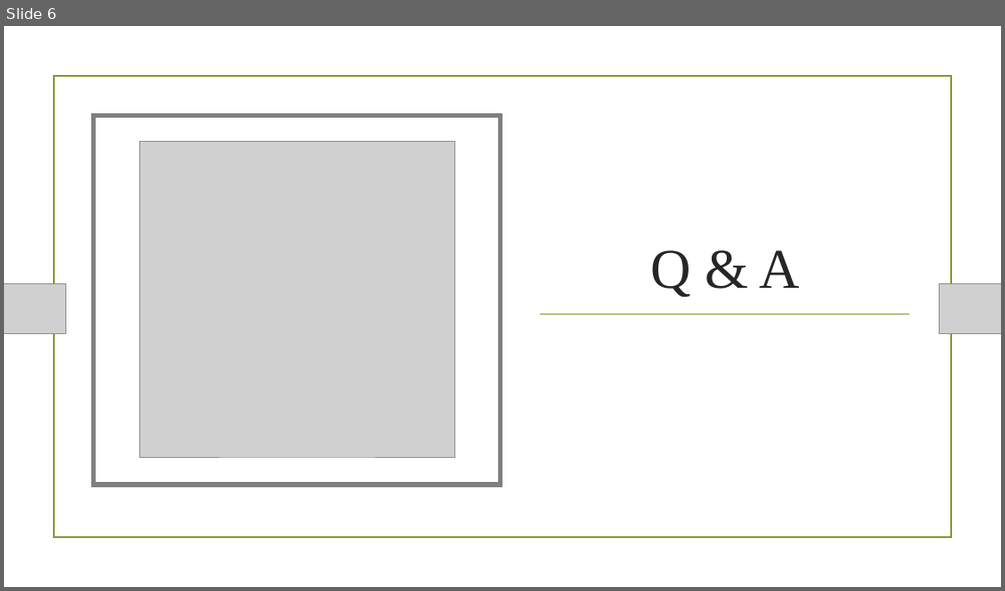
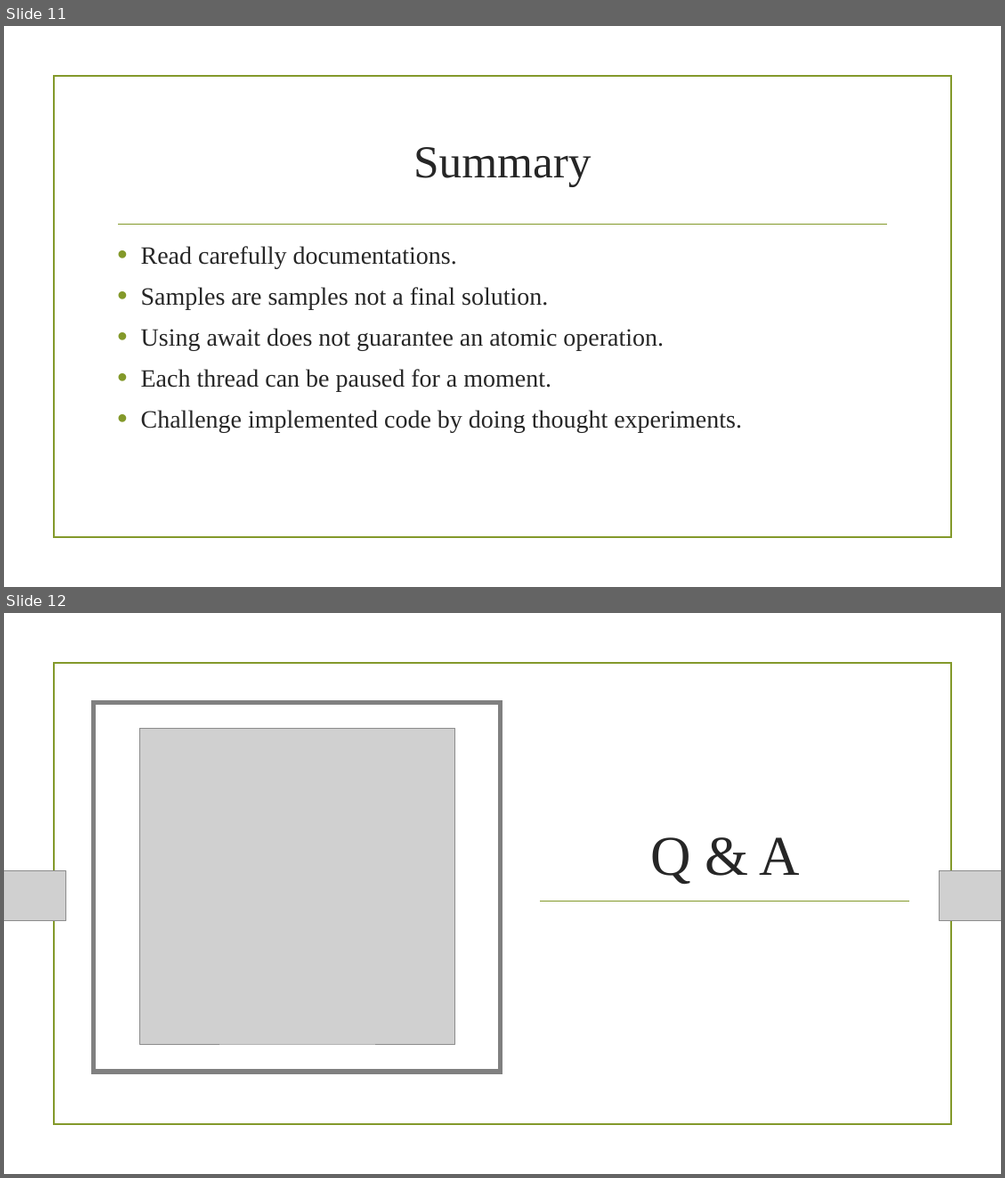
Before and after one commit to MariuszKrzanowski/asynchronous-intuition, a slide deck: slides/AsynchronousIntuition.pptx. Shown one above the other, each under a label of ours: slide 6 before the commit, slides 11 and 12 after it. The pictures are 1005x591 and 1005x1178 pixels, drawn with LibreOffice and Linux fonts; fonts in the diff are those of the drawing; grey boxes stand for pictures; background and template pictures are left out. Boxes give left, top, right and bottom in pixels: in the first picture for what was removed or moved away, otherwise in the second. Text is boxed around its words. In the diff, an @@ line names an element or a change of style, - is before the commit and + after.

```diff
--- a/slides/AsynchronousIntuition.pptx
+++ b/slides/AsynchronousIntuition.pptx
@@ slide 11 added at (4, 26, 1001, 587), background picture (left out) @@
@@ rectangle added at (53, 76, 951, 538), outline #83992A 1.25 pt @@
@@ title added at (413, 147, 591, 187), 44 pt, text #262626 @@
+Summary
@@ line added from (119, 224) to (887, 224), #83992A 1.25 pt @@
@@ text added at (141, 246, 742, 433), 24 pt, text #262626 @@
+• Read carefully documentations.
+• Samples are samples not a final solution.
+• Using await does not guarantee an atomic operation.
+• Each thread can be paused for a moment.
+• Challenge implemented code by doing thought experiments.
@@ what was slide 6 is now slide 12 @@
```
Also in this commit, not shown: 5 slides changed, 7 other slides added.
